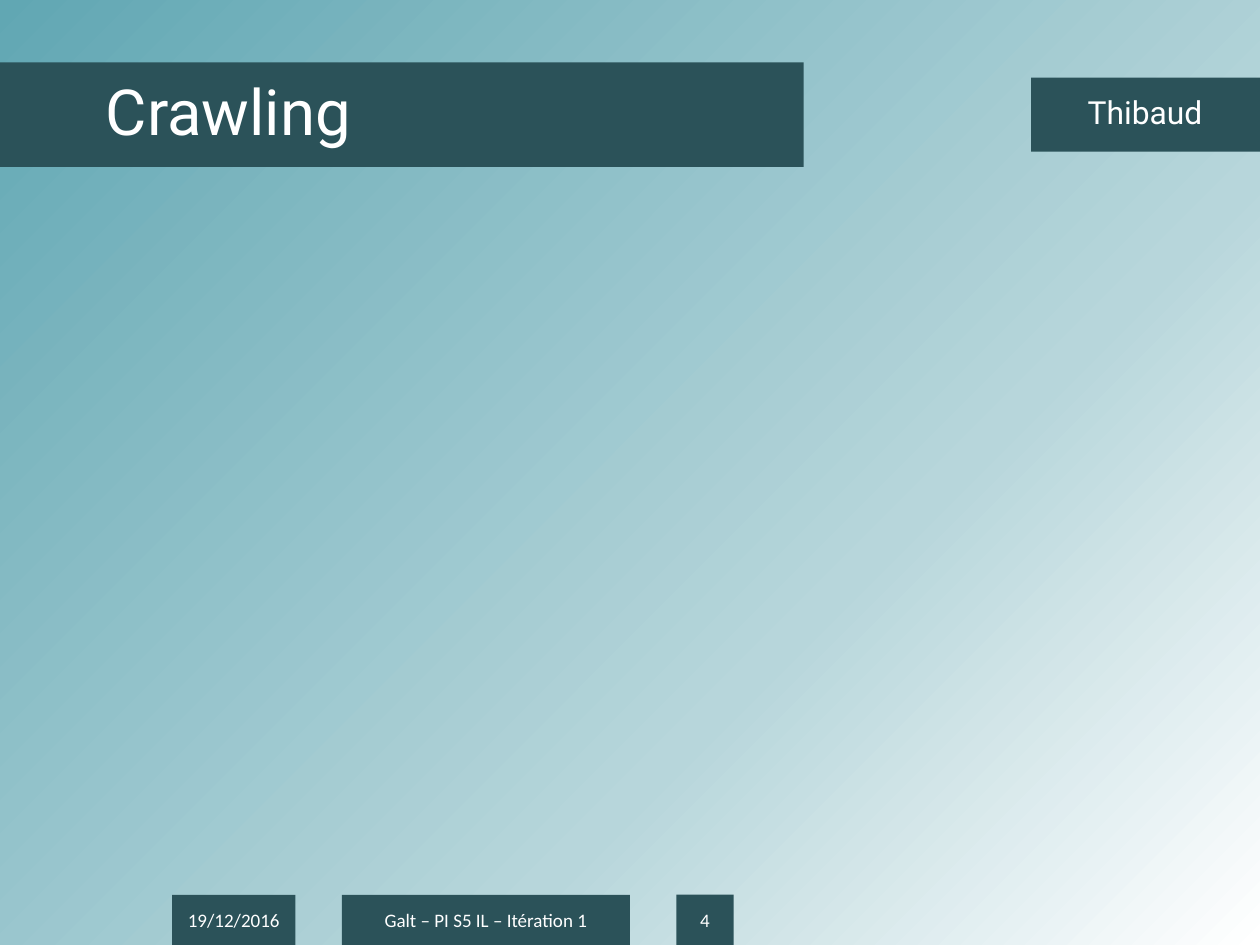
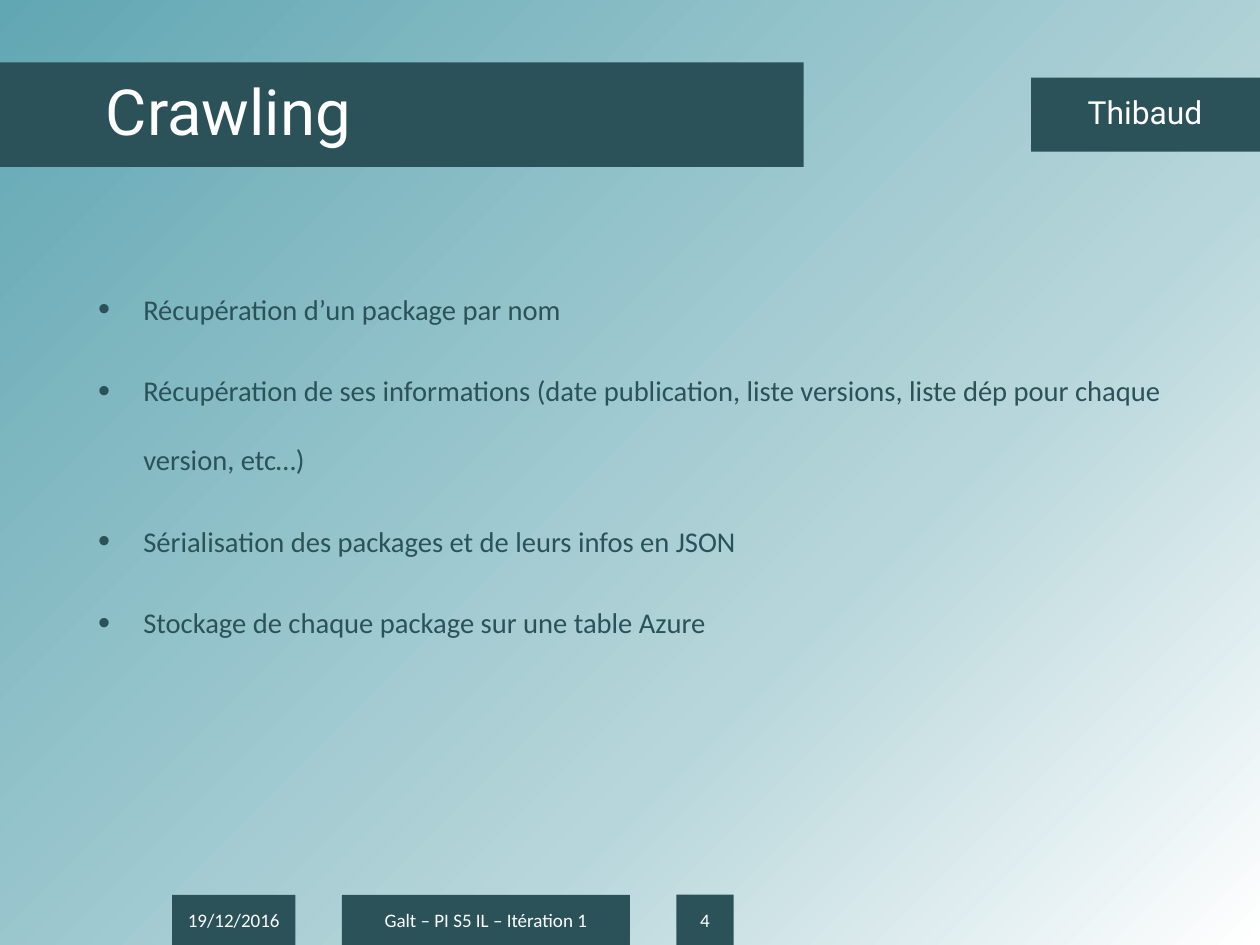
Before and after one commit to antonin-charrier/Project-Galt, a slide deck: slide 4 of Itérations/Présentation IT2.pptx. Drawn at 1260x945 pixels with LibreOffice and Linux fonts; fonts in the diff are those of the drawing; background and template pictures are left out. Boxes give left, top, right and bottom in pixels: in the first picture for what was removed or moved away, otherwise in the second. Text is boxed around its words. In the diff, an @@ line names an element or a change of style, - is before the commit and + after.

Commit message:
Crawling part filled

```diff
--- a/Itérations/Présentation IT2.pptx
+++ b/Itérations/Présentation IT2.pptx
@@ text added at [143, 300, 1160, 638], 18 pt, text #2B5259 @@
+• Récupération d’un package par nom
+• Récupération de ses informations (date publication, liste versions, liste dép pour chaque version, etc…)
+• Sérialisation des packages et de leurs infos en JSON
+• Stockage de chaque package sur une table Azure
```
